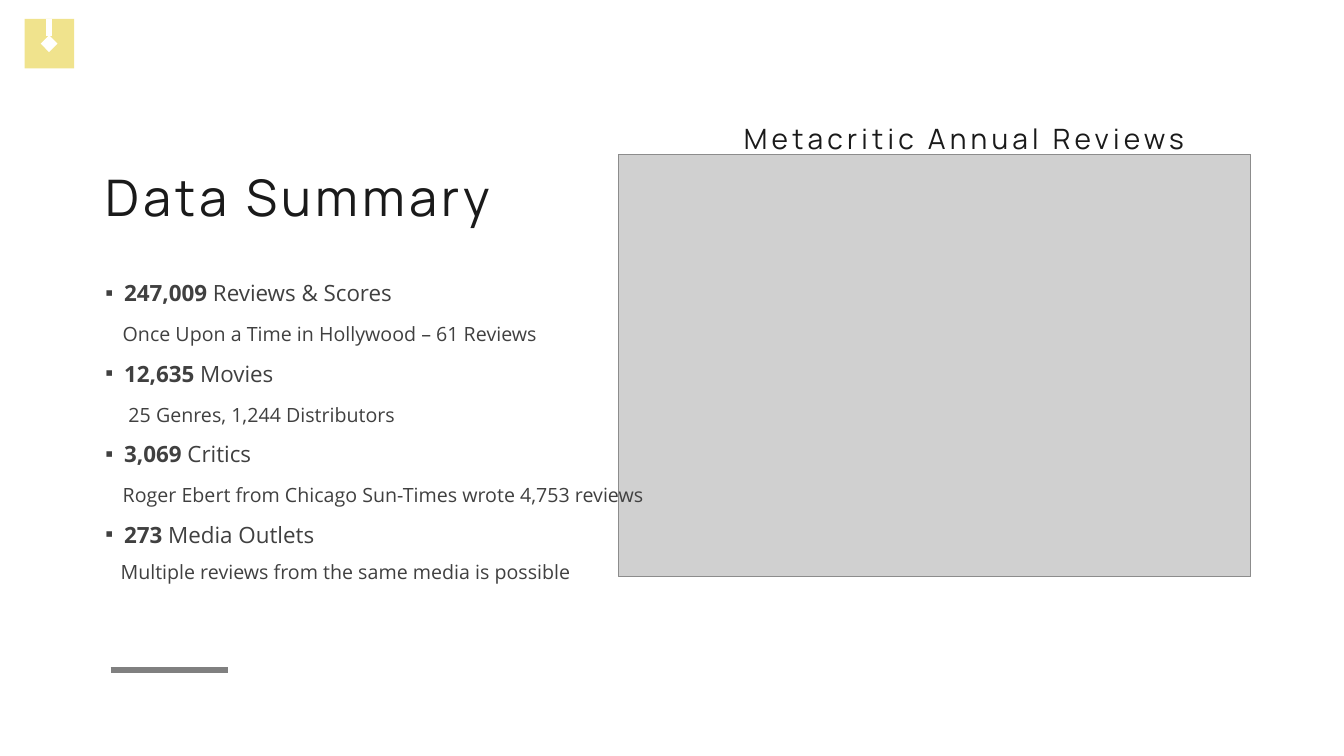
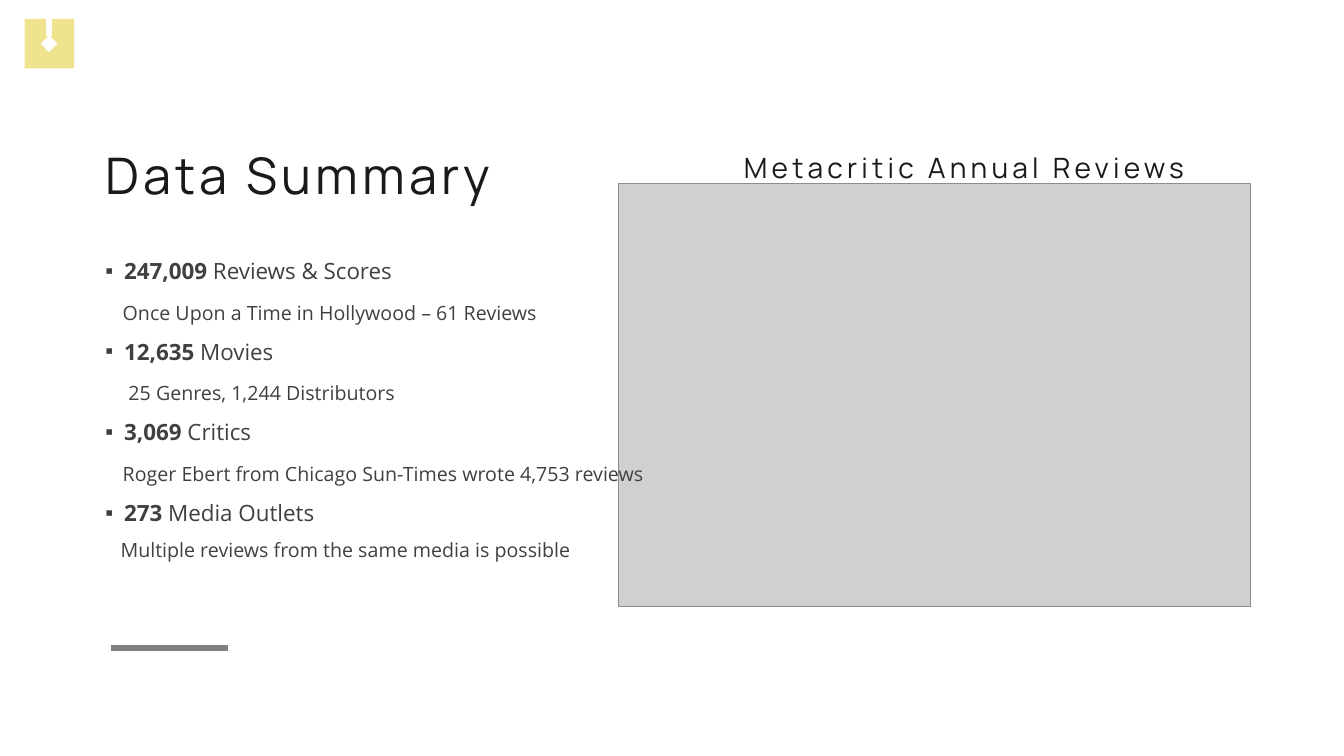
Before and after one commit to miazhx/metacritic, a slide deck: slide 5 of Metacritic Scrapy Project - Hanxiao(Mia) Zhang.pptx. Drawn at 1344x756 pixels with LibreOffice and Linux fonts; fonts in the diff are those of the drawing; grey boxes stand for pictures. Boxes give left, top, right and bottom in pixels: in the first picture for what was removed or moved away, otherwise in the second. Text is boxed around its words. In the diff, an @@ line names an element or a change of style, - is before the commit and + after.

```diff
--- a/Metacritic Scrapy Project - Hanxiao(Mia) Zhang.pptx
+++ b/Metacritic Scrapy Project - Hanxiao(Mia) Zhang.pptx
@@ text "Metacritic Annual Reviews": place and size @@
-text "Metacritic Annual Reviews" at (744,128,1184,156)
+text "Metacritic Annual Reviews" at (744,157,1184,186)
@@ picture: place and size @@
-picture at (618,154,1251,578)
+picture at (618,184,1251,607)
@@ 2 texts, 1 line: place and size @@
-2 texts, 1 line at (105,179,643,670)
+2 texts, 1 line at (105,157,643,648)
```
Also in this commit, not shown: 4 other slides changed, 1 slide added, 2 slides removed, 8 other files.
